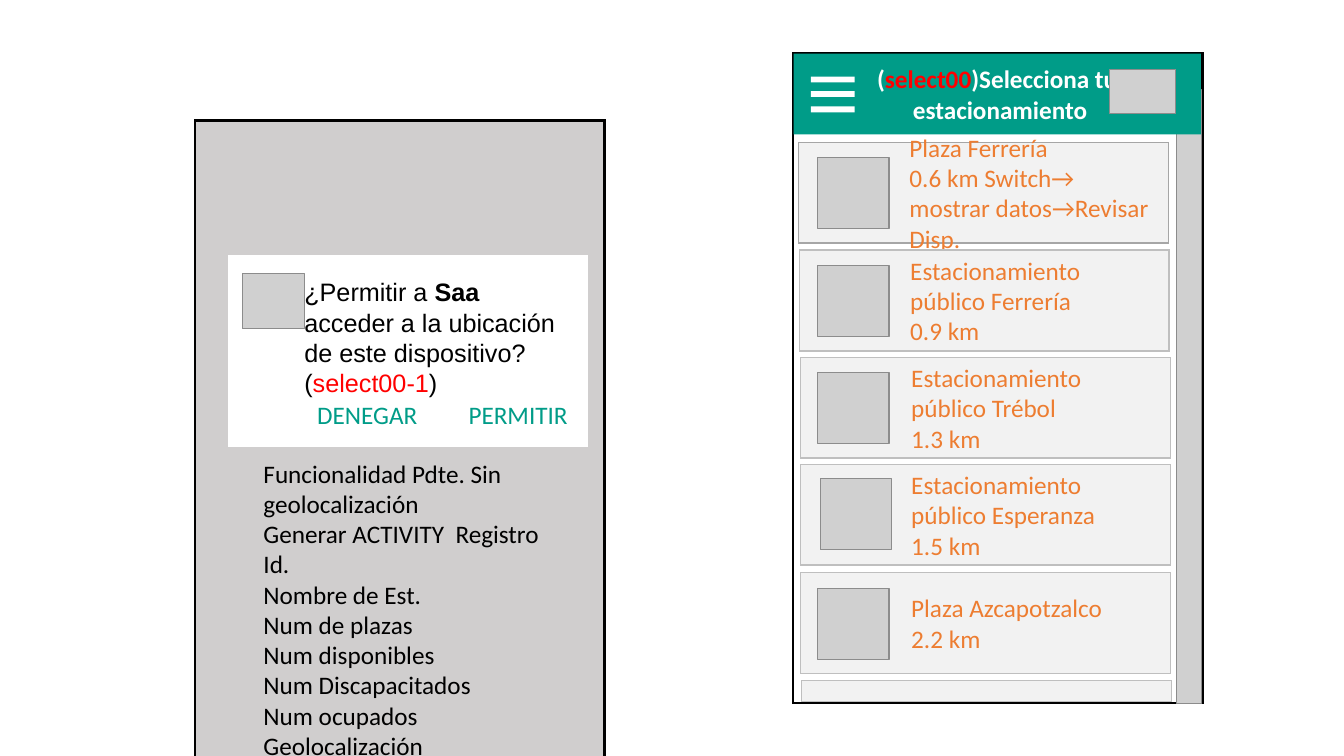
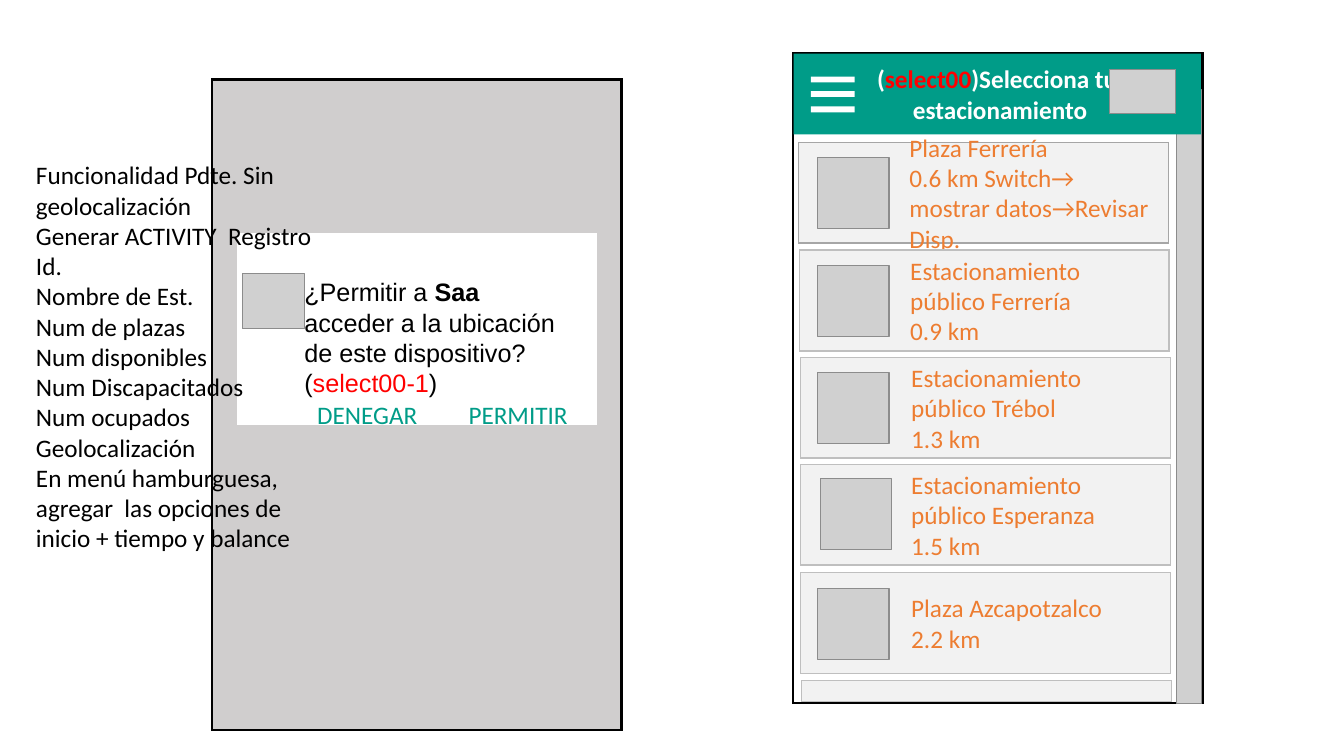
Before and after one commit to ajbeem/iotserver, a slide deck: slide 5 of documentation/MapaNavegacion.pptm. Drawn at 1344x756 pixels with LibreOffice and Linux fonts; fonts in the diff are those of the drawing; grey boxes stand for pictures. Boxes give left, top, right and bottom in pixels: in the first picture for what was removed or moved away, otherwise in the second. Text is boxed around its words. In the diff, an @@ line names an element or a change of style, - is before the commit and + after.

Commit message:
Update MapaNavegacion.pptm
Menu Hamburguesa

```diff
--- a/documentation/MapaNavegacion.pptm
+++ b/documentation/MapaNavegacion.pptm
@@ rectangle: place and size @@
-rectangle at bbox=[196, 121, 605, 756]
+rectangle at bbox=[212, 80, 621, 730]
@@ text "Funcionalidad Pdte. Sin geolocalización": place and size @@
-text "Funcionalidad Pdte. Sin geolocalización" at bbox=[263, 465, 539, 755]
+text "Funcionalidad Pdte. Sin geolocalización" at bbox=[36, 164, 311, 554]
@@ rectangle: place and size @@
-rectangle at bbox=[229, 256, 588, 446]
+rectangle at bbox=[238, 234, 597, 423]
@@ text at bbox=[36, 466, 290, 554]: paragraph added @@
+En menú hamburguesa, agregar las opciones de inicio + tiempo y balance
```
